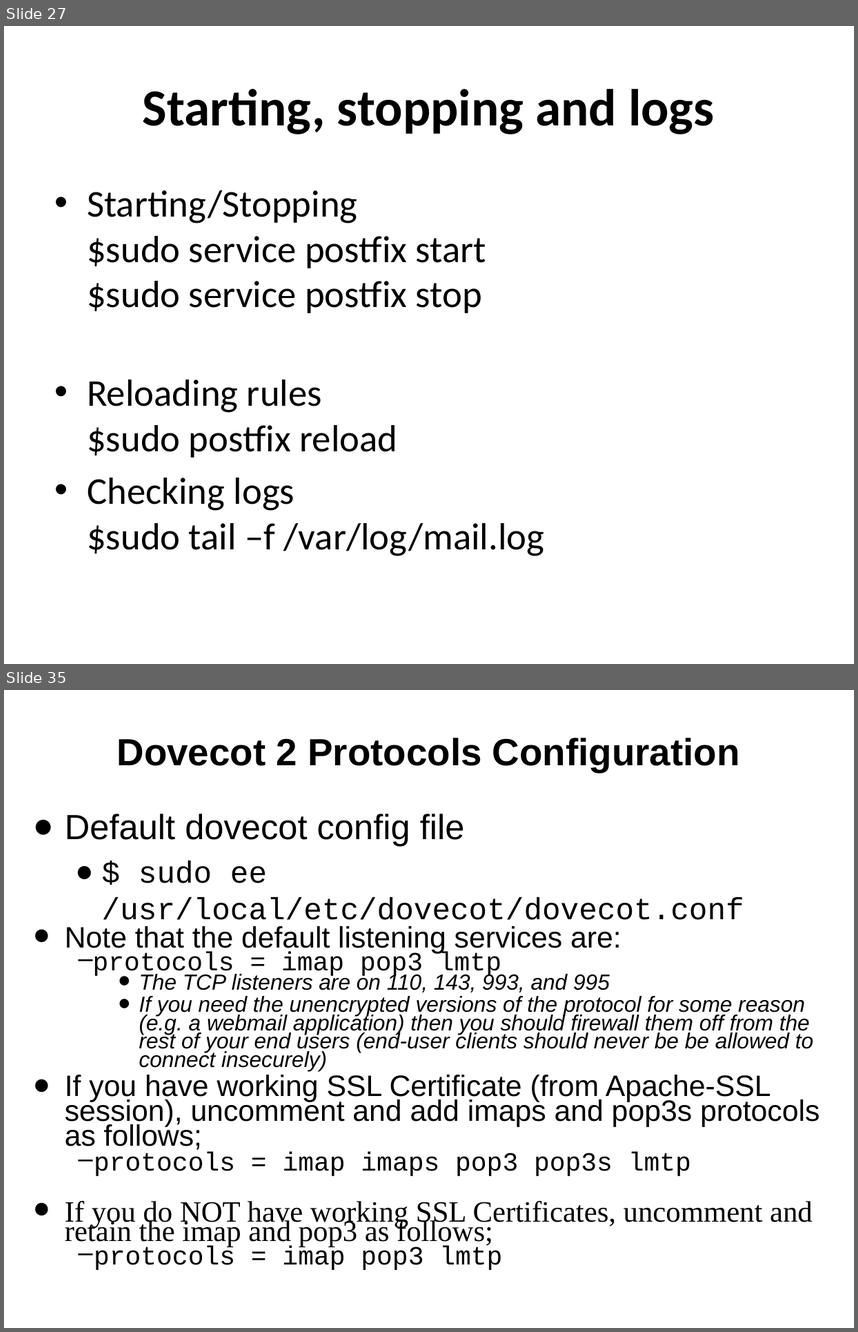
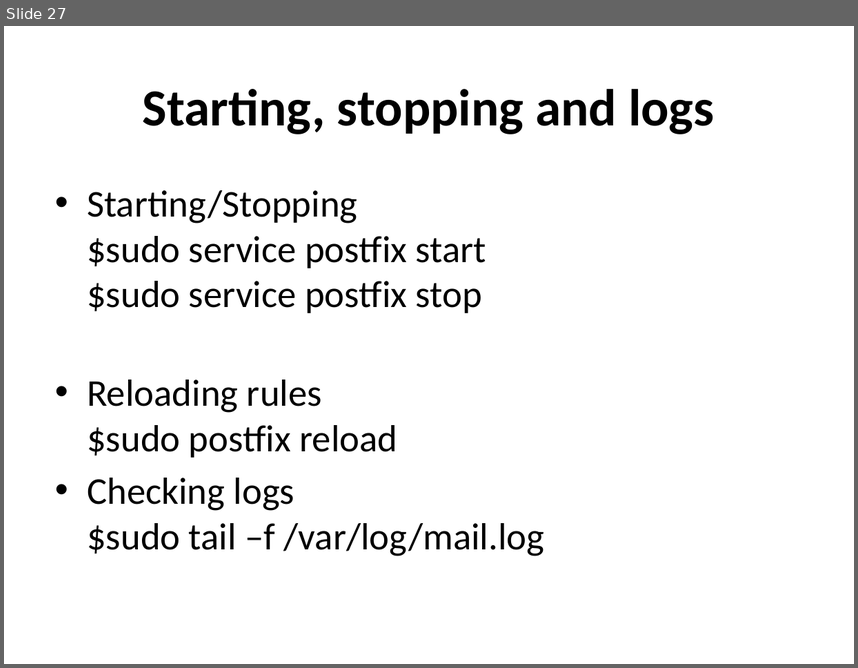
Before and after one commit to afnog/afnog.github.io, a slide deck: sse/postfix/postfix-preso-debian.pptx. Shown one above the other, each under a label of ours: slides 27 and 35 before the commit, slide 27 after it; the slides between them are not shown. The pictures are 858x1332 and 858x668 pixels, drawn with LibreOffice and Linux fonts; fonts in the diff are those of the drawing. Boxes give left, top, right and bottom in pixels: in the first picture for what was removed or moved away, otherwise in the second. Text is boxed around its words. In the diff, an @@ line names an element or a change of style, - is before the commit and + after.

```diff
--- a/sse/postfix/postfix-preso-debian.pptx
+++ b/sse/postfix/postfix-preso-debian.pptx
@@ slide 35 removed at (4, 690, 854, 1328), background #FFFFFF @@
@@ title removed at (117, 738, 740, 772) @@
-Dovecot 2 Protocols Configuration
@@ text removed at (65, 814, 820, 1270) @@
-● Default dovecot config file
-  ● $ sudo ee /usr/local/etc/dovecot/dovecot.conf
-● Note that the default listening services are:
-  – protocols = imap pop3 lmtp
-    ● The TCP listeners are on 110, 143, 993, and 995
-    ● If you need the unencrypted versions of the protocol for some reason (e.g. a webmail application) then you should firewall them off from the rest of your end users (end-user clients should never be be allowed to connect insecurely)
-● If you have working SSL Certificate (from Apache-SSL session), uncomment and add imaps and pop3s protocols as follows;
-  – protocols = imap imaps pop3 pop3s lmtp
-● If you do NOT have working SSL Certificates, uncomment and retain the imap and pop3 as follows;
-  – protocols = imap pop3 lmtp
```
Also in this commit, not shown: 2 slides changed, 8 slides added, 10 other slides removed.
